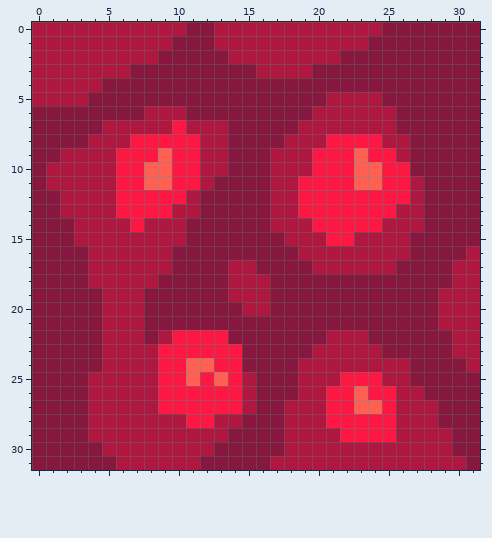
A pixel-art sprite gets an edit: sprites/blocks/environment/flesh-floor3.png. Above is the file before it was changed.
The file is 32x32 pixels.
New version:
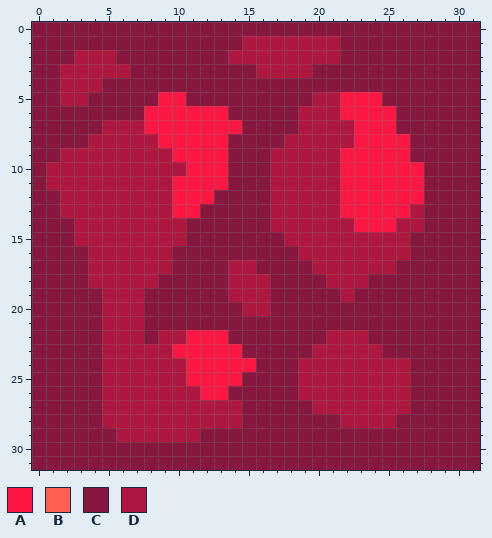
Palette (. is transparent): A #ff1744  B #ff6052  C #87173e  D #af1740
Changes in this commit:
y 0: x 0..10 DDDDDDDDDDD -> CCCCCCCCCCC; x 13..24 DDDDDDDDDDDD -> CCCCCCCCCCCC
y 1: x 0..9 DDDDDDDDDD -> CCCCCCCCCC; x 13..14 DD -> CC; x 22..23 DD -> CC
y 2: x 0..2 DDD -> CCC; x 6..8 DDD -> CCC
y 3..4: x 0..1 DD -> CC
y 5: x 0..1 DD -> CC; x 9..10 CC -> AA; x 20 C -> D; x 22..24 DDD -> AAA
y 6: x 8..13 DDDCCC -> AAAAAA; x 19 C -> D; x 22..25 DDDD -> AAAA
y 7: x 8..9 DD -> AA; x 11..14 DDDC -> AAAA; x 23..25 DDD -> AAA
y 8: x 7..8 AA -> DD; x 12..13 DD -> AA; x 21..22 AA -> DD; x 25..26 DD -> AA
y 9: x 6..9 AAAB -> DDDD; x 12..13 DD -> AA; x 20..21 AA -> DD; x 23 B -> A; x 26 D -> A
y 10: x 6..10 AABBA -> DDDDD; x 12..13 DD -> AA; x 20..21 AA -> DD; x 23..24 BB -> AA; x 27 C -> A
y 11: x 6..9 AABB -> DDDD; x 12..13 DC -> AA; x 19..21 AAA -> DDD; x 23..24 BB -> AA; x 27 D -> A
y 12: x 6..9 AAAA -> DDDD; x 11..12 DC -> AA; x 19..21 AAA -> DDD; x 27 D -> A
y 13: x 6..11 AAAADD -> DDDDAA; x 19..21 AAA -> DDD; x 26 D -> A
y 14: x 7 A -> D; x 20..22 AAA -> DDD; x 25 D -> A
y 15: x 21..22 AA -> DD
y 16: x 31 D -> C
y 17: x 30..31 DD -> CC
y 18: x 21..23 CCC -> DDD; x 30..31 DD -> CC
y 19: x 22 C -> D; x 29..31 DDD -> CCC
y 20..21: x 29..31 DDD -> CCC
y 22: x 10 A -> D; x 30..31 DD -> CC
y 23: x 9 A -> D; x 30..31 DD -> CC
y 24: x 9..12 AABB -> DDAA; x 15 C -> A; x 31 D -> C
y 25: x 4 D -> C; x 9..11 AAB -> DDA; x 13 B -> A; x 15 D -> C; x 22..24 AAA -> DDD
y 26: x 4 D -> C; x 9..11 AAA -> DDD; x 14..15 AD -> CC; x 21..25 AABAA -> DDDDD; x 27 D -> C
y 27: x 4 D -> C; x 9..15 AAAAAAD -> DDDDDDC; x 18..19 DD -> CC; x 21..25 AABBA -> DDDDD; x 27..28 DD -> CC
y 28: x 4 D -> C; x 11..12 AA -> DD; x 18..28 DDDAAAAADDD -> CCCCDDDDCCC
y 29: x 4..5 DD -> CC; x 12..13 DD -> CC; x 18..29 DDDDAAAADDDD -> CCCCCCCCCCCC
y 30: x 5..12 DDDDDDDD -> CCCCCCCC; x 18..29 DDDDDDDDDDDD -> CCCCCCCCCCCC
y 31: x 6..11 DDDDDD -> CCCCCC; x 17..30 DDDDDDDDDDDDDD -> CCCCCCCCCCCCCC
Boxes around the changes in both pictures, in picture pixels (x1, y1, x2, y2):
changed: (32, 22, 480, 470)
